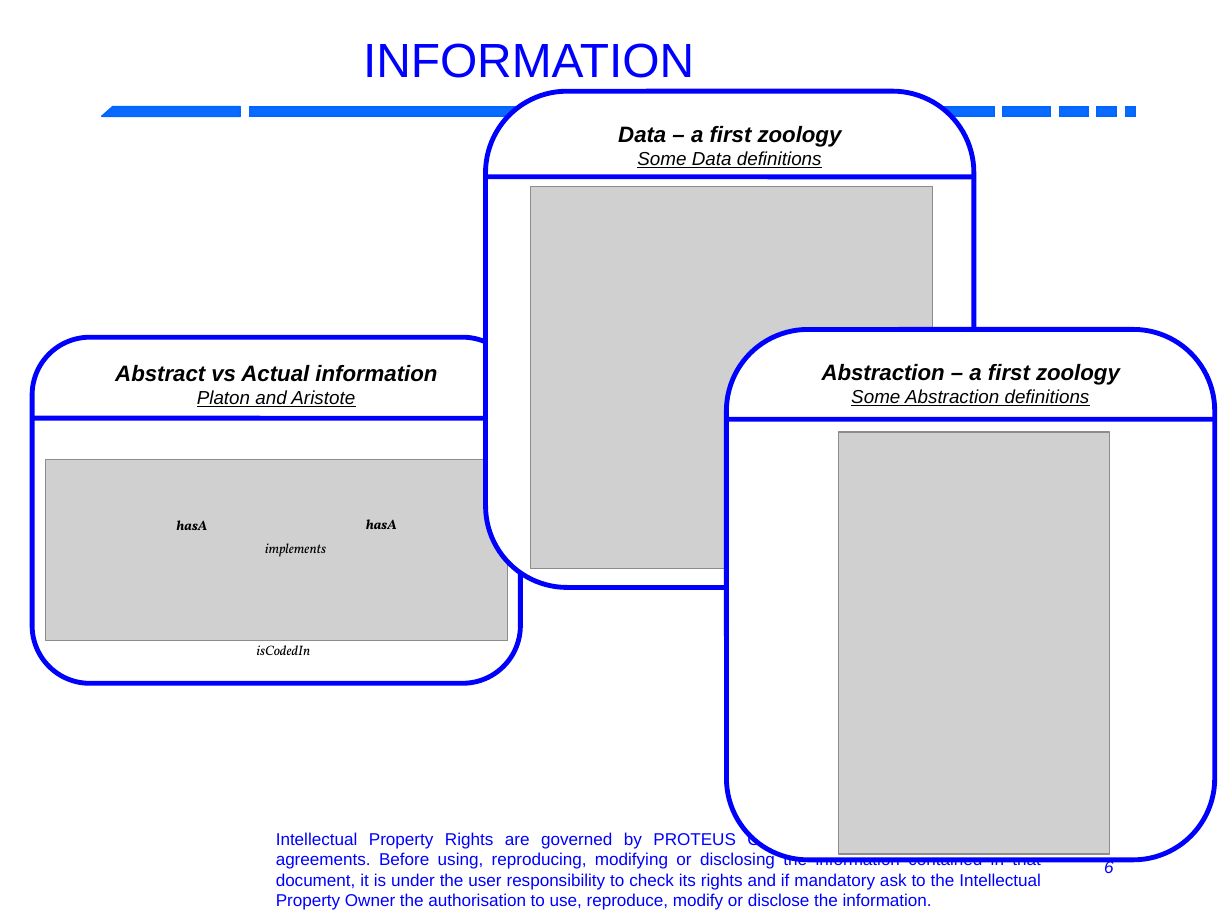
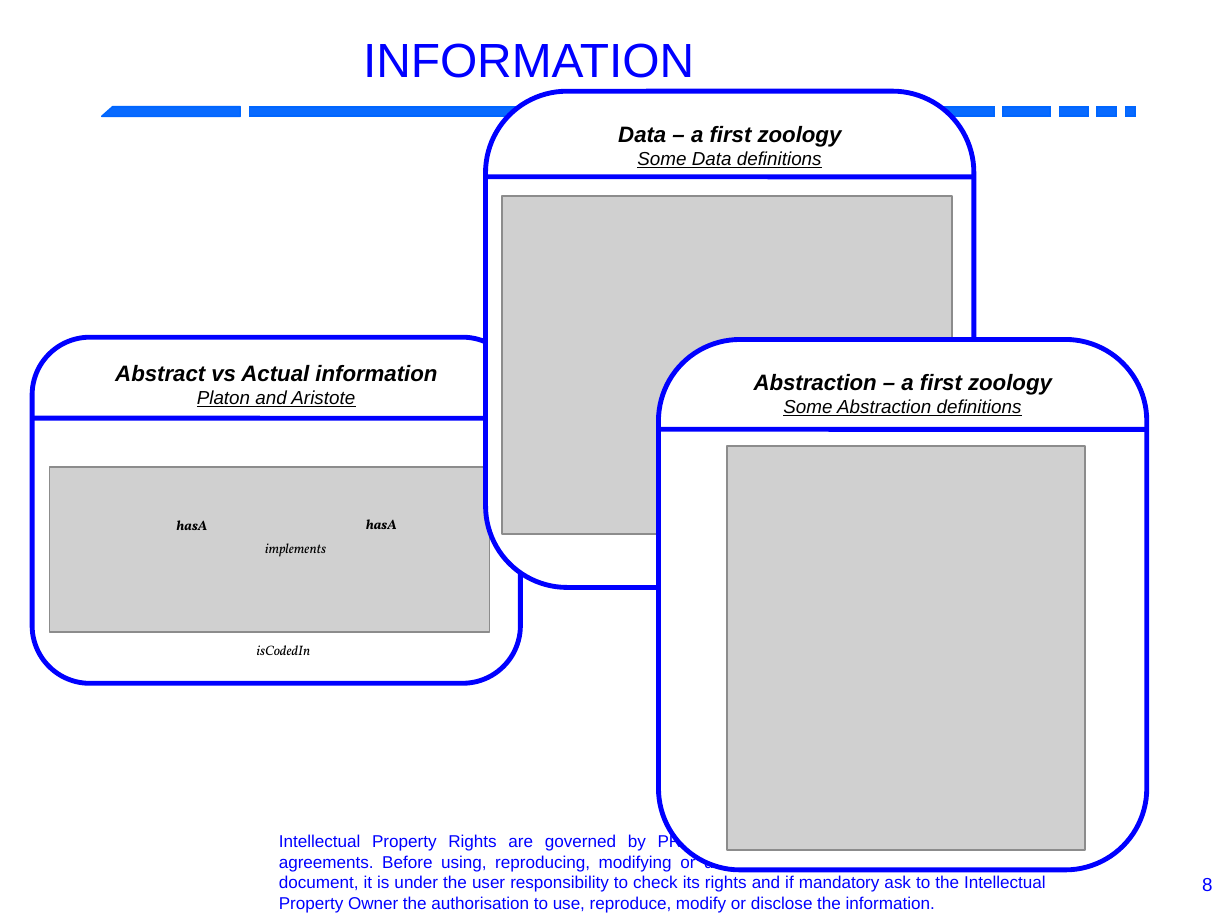
Before and after one commit to RobotML/RobotML, a slide deck: slide 8 of Ontologies/ORA/Meetings/20131103-IROS-Tokyo/R4.1.6-P5.9-ARoboticOntology.odp (slide 6 before the commit). Drawn at 1232x924 pixels with LibreOffice and Linux fonts; fonts in the diff are those of the drawing; grey boxes stand for pictures; background and template pictures are left out. Boxes give left, top, right and bottom in pixels: in the first picture for what was removed or moved away, otherwise in the second. Text is boxed around its words. In the diff, an @@ line names an element or a change of style, - is before the commit and + after.

```diff
--- a/Ontologies/ORA/Meetings/20131103-IROS-Tokyo/R4.1.6-P5.9-ARoboticOntology.odp
+++ b/Ontologies/ORA/Meetings/20131103-IROS-Tokyo/R4.1.6-P5.9-ARoboticOntology.odp
@@ picture: place and size @@
-picture at (531,187,933,569)
+picture at (501,196,951,533)
@@ freeform shape "Abstraction – a first zoology": place and size @@
-freeform shape "Abstraction – a first zoology" at (727,329,1215,860)
+freeform shape "Abstraction – a first zoology" at (658,340,1146,871)
@@ line moved from (726, 419) - (1215, 419) to (658, 429) - (1147, 429) @@
@@ picture: place and size @@
-picture at (839,432,1110,855)
+picture at (727,446,1085,850)
@@ picture: place and size @@
-picture at (46,460,508,641)
+picture at (49,467,489,632)
@@ text "Intellectual Property Rights are governed ...": place and size @@
-text "Intellectual Property Rights are governed ..." at (276,831,1041,910)
+text "Intellectual Property Rights are governed ..." at (279,833,1046,913)
@@ text removed at (1099,833,1165,851) @@
-14/10/09
@@ page number removed at (1104,859,1114,873) @@
-6
@@ page number added at (1202,878,1212,891), 11 pt, text #0000FF @@
+8
```
Also in this commit, not shown: 11 other slides changed, 4 slides added, 20 slides removed, 35 other files.
